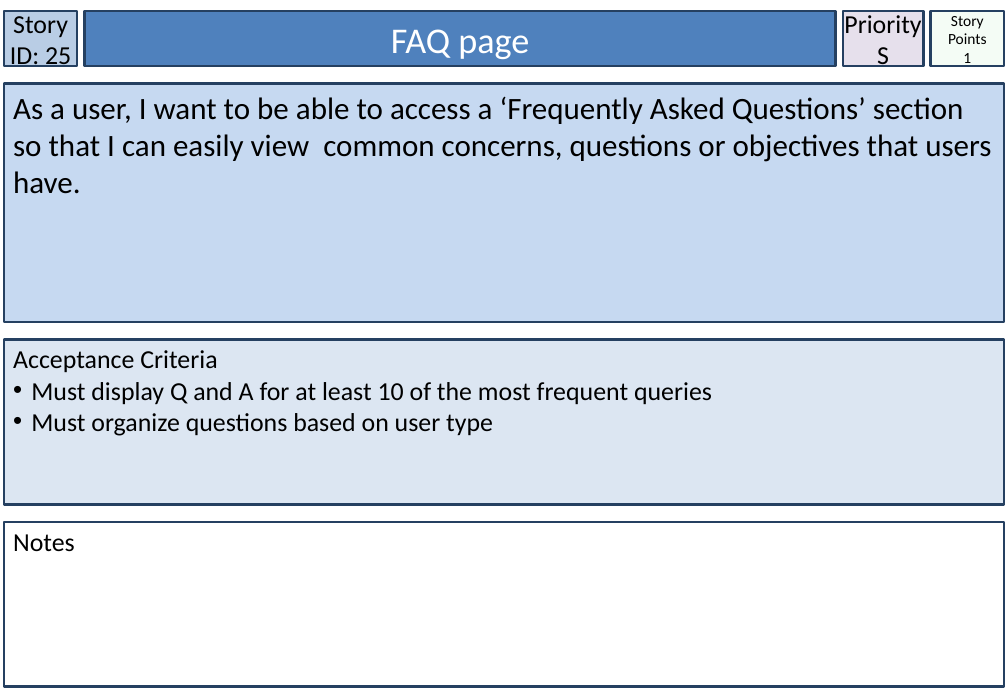
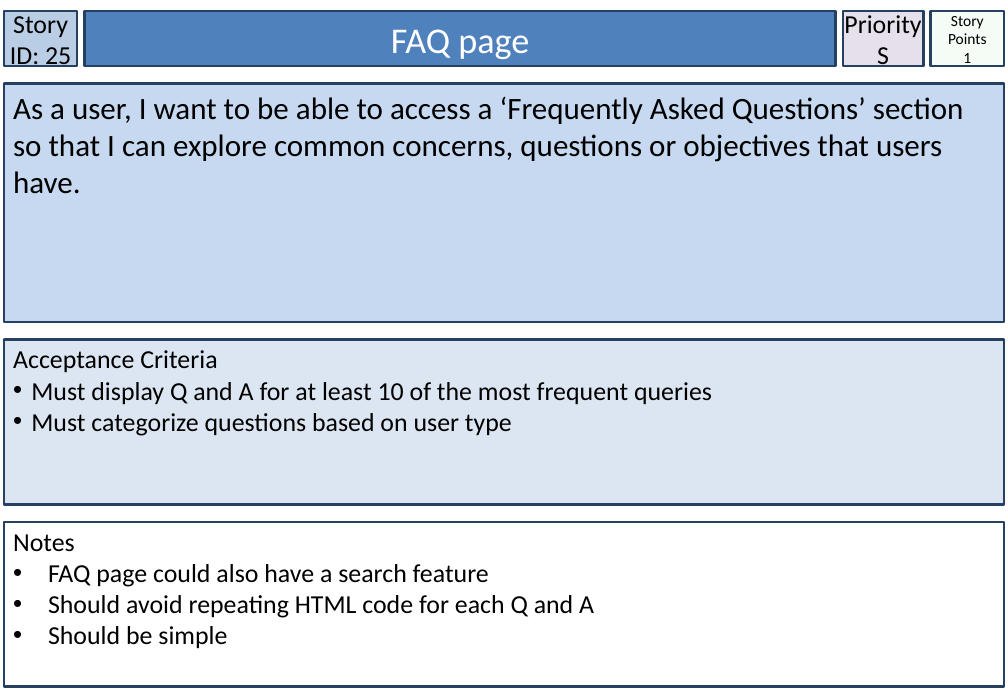
Before and after one commit to Nagarius/Phoenix, a slide deck: slide 26 of StoryCards_Smart_City_TeamPhoenix.pptx. Drawn at 1008x698 pixels with LibreOffice and Linux fonts; fonts in the diff are those of the drawing. Boxes give left, top, right and bottom in pixels: in the first picture for what was removed or moved away, otherwise in the second. Text is boxed around its words. In the diff, an @@ line names an element or a change of style, - is before the commit and + after.

```diff
--- a/StoryCards_Smart_City_TeamPhoenix.pptx
+++ b/StoryCards_Smart_City_TeamPhoenix.pptx
@@ text in rectangle at <box>13,96,964,194</box>: text changed @@
-As a user, I want to be able to access a ‘Frequently Asked Questions’ section so that I can easily view common concerns, questions or objectives that users have.
+As a user, I want to be able to access a ‘Frequently Asked Questions’ section so that I can explore common concerns, questions or objectives that users have.
@@ text in rectangle at <box>31,413,512,436</box>: text changed @@
-• Must organize questions based on user type
+• Must categorize questions based on user type
@@ text in rectangle at <box>48,564,594,649</box>: paragraphs added @@
+• FAQ page could also have a search feature
+• Should avoid repeating HTML code for each Q and A
+• Should be simple
```
Also in this commit, not shown: 29 other slides changed, 1 slide added.
